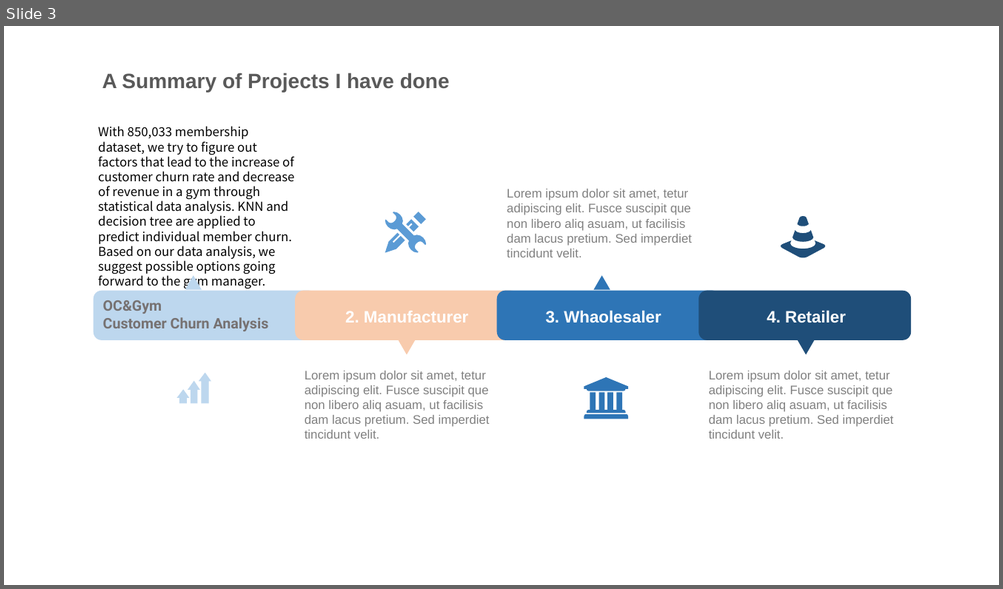
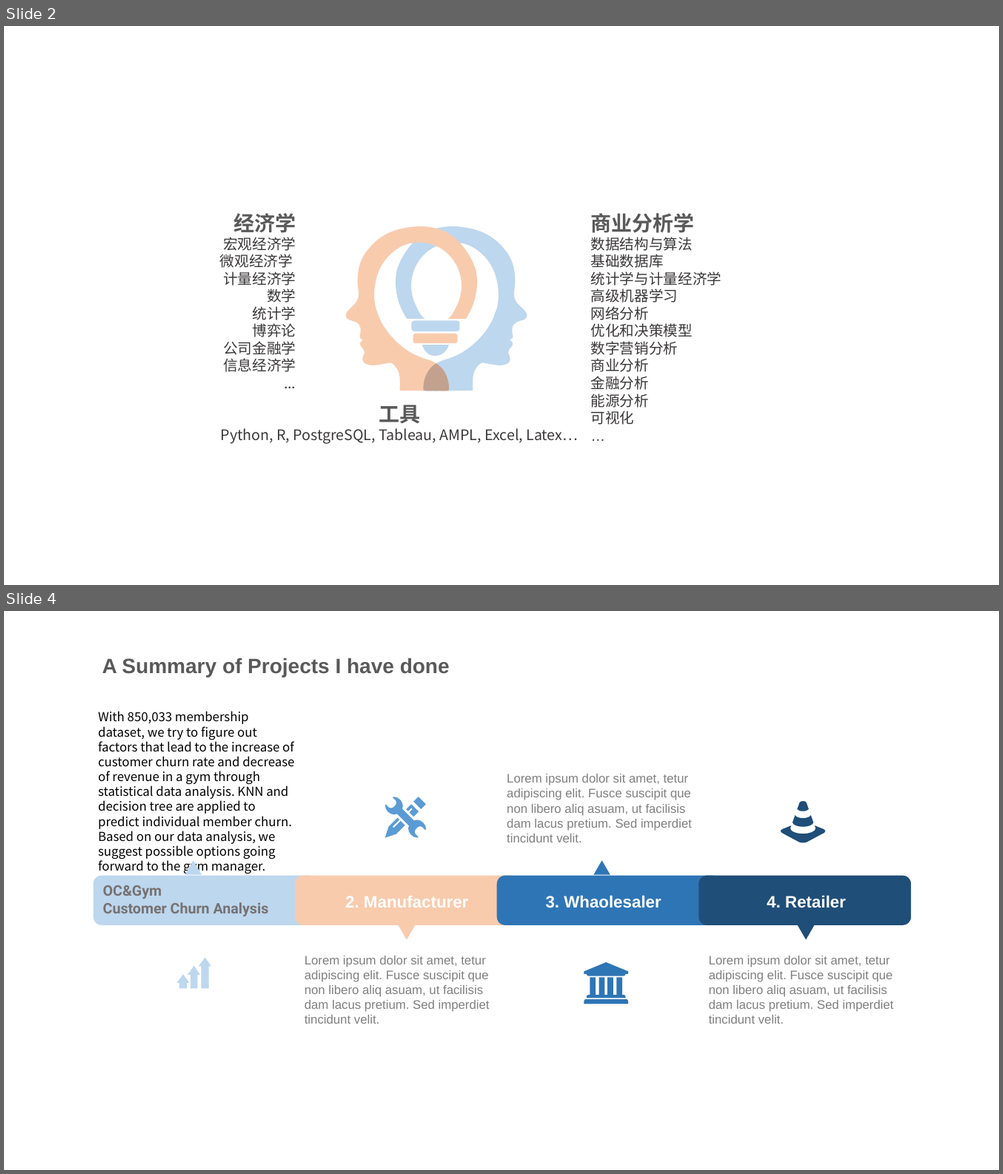
Before and after one commit to jing042323/jing-long, a slide deck: timeline.pptx. Shown one above the other, each under a label of ours: slide 3 before the commit, slides 2 and 4 after it; the slides between them are not shown. The pictures are 1003x589 and 1003x1174 pixels, drawn with LibreOffice and Linux fonts; fonts in the diff are those of the drawing. Boxes give left, top, right and bottom in pixels: in the first picture for what was removed or moved away, otherwise in the second. Text is boxed around its words. In the diff, an @@ line names an element or a change of style, - is before the commit and + after.

```diff
--- a/timeline.pptx
+++ b/timeline.pptx
@@ slide 2 added at [4,26,999,585], background #FFFFFF @@
@@ text added at [220,213,296,372], 14 pt, text #3B3838 @@
+经济学
+宏观经济学
+微观经济学
+计量经济学
+数学
+统计学
+博弈论
+公司金融学
+信息经济学
+...
@@ text added at [591,213,722,425], 14 pt, text #3B3838 @@
+商业分析学
+数据结构与算法
+基础数据库
+统计学与计量经济学
+高级机器学习
+网络分析
+优化和决策模型
+数字营销分析
+商业分析
+金融分析
+能源分析
+可视化
+…
@@ group added at [346,227,527,392]: 6 freeform shapes @@
@@ text added at [221,405,578,444], 14 pt, text #3B3838 @@
+工具
+Python, R, PostgreSQL, Tableau, AMPL, Excel, Latex…
@@ what was slide 3 is now slide 4 @@
```
Also in this commit, not shown: 1 slide changed, 1 other file.
